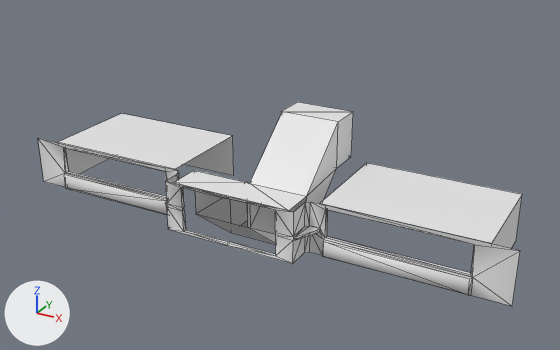
Renders of the FBX model Assets/3D/Backgrounds/Stage4/Stage4_Ground1.fbx from each side of a commit.
The view is the same before and after, from a 50 mm camera at (20.4, -31.3, 20.5) aimed at (0.9, 4.3, 2.7). Arrows for +X, +Y and +Z are at lower left; the lights stay in place. Mesh edges are drawn as thin lines.

The first picture shows 'Stage4_Ground1', 'Stage4_Inside1'.
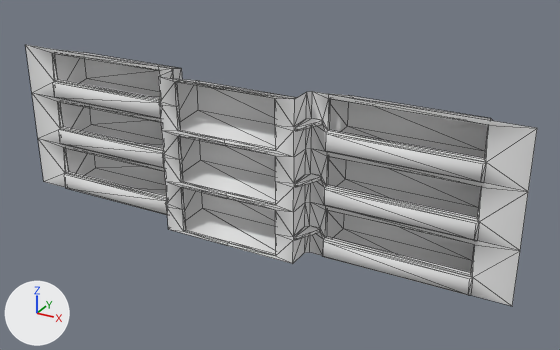
Where the change shows, as pixel boxes [x1, y1, x2, y2] in the pictures (560 x 350 px):
'Stage4_Ground1', reshaped (6% wider, 55% taller): before [38, 138, 520, 306]; after [26, 45, 537, 306]
'Stage4_Inside1', deleted: before [58, 102, 522, 249]
part 1 of me_plane_009, built on: before [167, 188, 293, 256]; after [26, 45, 537, 273]

Patch to the scene script:
```diff
--- a/Assets/3D/Backgrounds/Stage4/Stage4_Ground1.fbx.py
+++ b/Assets/3D/Backgrounds/Stage4/Stage4_Ground1.fbx.py
@@ me_plane_009 @@
 # used by ob_stage4_ground1; location = (0.0, 0.0, 0.0)
-me_plane_009.from_pydata(...)  # 96 vertices, 154 faces; spans x -15.0..15.0, y 0.0..1.7, z 0.0..3.0
+me_plane_009.from_pydata(...)  # 330 vertices, 534 faces; spans x -15.0..15.0, y 0.0..3.7, z 0.0..9.0
+# me_plane_009 part 1
+# 8 vertices are removed from x -3.0..3.0, y 0.0..0.2, z 1.4..1.6
+# 20 faces are deleted
+# 152 vertices are added at x -15.0..15.0, y 0.0..1.8, z 0.1..9.0
+# 6 new vertices lie (0.0, 0.0, 1.4) away from vertices in x -4.2..4.2, y 0.0..1.5, z 3.0
+# 8 new vertices lie (7.8, 0.0, 0.0) away from vertices in x -12.9..5.1, y 1.3, z 3.1..7.0
+# 8 new vertices lie (8.0, 0.0, 0.0) away from vertices in x -13.0..5.0, y 1.5, z 3.0..7.0
+# 18 new vertices lie (0.0, 0.0, 2.8) away from vertices in x -13.0..13.0, y 0.2..1.8, z 0.1..6.1
+# 6 new vertices lie (-0.5, 1.9, -0.6) away from vertices in x 3.6..13.0, y 0.2..1.8, z 2.9..8.9
+# 6 new vertices lie (-0.5, 1.9, 0.6) away from vertices in x 3.6..13.0, y 0.2..1.8, z 0.1..6.1
+# 6 new vertices lie (-7.3, 0.0, 0.0) away from vertices in x 12.5, y 3.7, z 0.7..8.3
+# 6 new vertices lie (0.5, 1.9, 2.2) away from vertices in x -13.0..-3.6, y 0.2..1.8, z 0.1..6.1
+# 6 new vertices lie (0.5, 1.9, 0.6) away from vertices in x -13.0..-3.6, y 0.2..1.8, z 0.1..6.1
+# 6 new vertices lie (7.3, 0.0, 0.0) away from vertices in x -12.5, y 3.7, z 0.7..8.3
+# 6 new vertices lie (0.0, 1.3, 0.0) away from vertices in x -4.0..4.0, y 0.0, z 4.6..7.6
+# 8 new vertices lie (0.0, 0.0, 1.4) away from vertices in x -4.0..4.0, y 0.0..1.3, z 4.6..7.6
+# 400 new faces join them
 me_plane_009.materials.append(mat_stage4_mat)
@@ ob_stage4_inside1 @@
-ob_stage4_inside1 = bpy.data.objects.new('Stage4_Inside1', me_cube_001)
-ob_stage4_inside1.location = (0.0, 0.0, 0.0)
```
